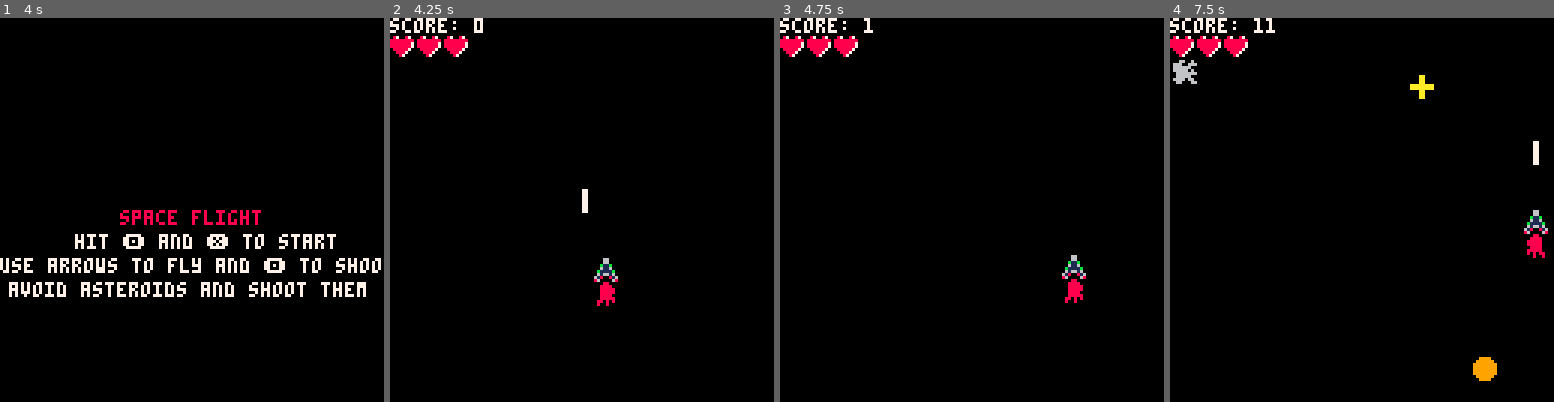
Above: before the commit, frames 1-4 (left to right).
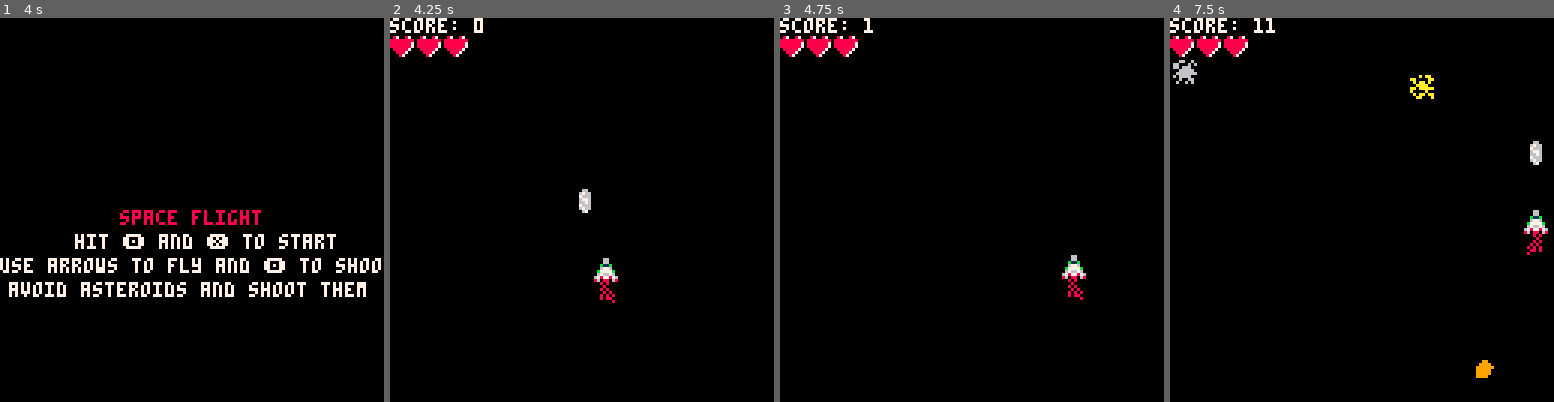
Above: after the commit, the same moments.

Repository: pgulb/space-flight-pico8
Game: PICO-8 cartridge space_flight.p8
Two runs of this game, one before a commit and one after it. Both use one fixed random seed, a clock stepped at 60 frames per second and the inputs below.
Inputs:
- Up to frame 1 (4 s): tap X (X key) at 0.33, 1.07, 1.85, 2.97 s; tap O (Z key) at 0.7, 1.7, 2.1, 2.5, 2.9, 3.3, 3.7 s; hold Right 1.6-2.1 s; hold Up 2.15-2.42 s; hold Right 2.47-3.03 s; hold Left 3.08-3.58 s; hold Down 3.63-3.97 s
- Up to frame 2 (4.25 s): hold Right from 4.02 s (still down); tap X (X key) at 4.08 s; tap O (Z key) at 4.1 s
- Up to frame 3 (4.75 s): tap O (Z key) at 4.5 s; release Right at 4.68 s; hold Up from 4.73 s (still down)
- Up to frame 4 (7.5 s): tap O (Z key) every 0.4 s from 4.9 to 7.3 s; release Up at 5.03 s; hold Left 5.08-5.68 s; tap X (X key) at 5.2, 6.32, 7.43 s; hold Down 5.73-6.03 s; hold Right 6.08-6.58 s; hold Right 6.63-7.13 s; hold Up 7.18-7.45 s

Frame 1 is identical in both runs. In frame 2, 0.3% of the frame differs, in the area x 49-59%, y 44-75%; in frame 3, 0.2%; in frame 4, 0.8%, in the area x 0-98%, y 11-95%.

Commit message:
edit sprites

Diff:
--- a/space_flight.p8
+++ b/space_flight.p8
@@ -1,5 +1,5 @@
 pico-8 cartridge // http://www.pico-8.com
-version 41
+version 42
 __lua__
 
 -- utility functions
@@ -250,7 +250,7 @@
     else
         -- player and flame
         spr(1, player.x, player.y)
-        spr(2, player.x, player.y + 8, 1, 1, player.burner_sprite_flip)
+        spr(2, player.x, player.y + 7, 1, 1, player.burner_sprite_flip)
 
         print("score: " .. score.value)
 
@@ -282,14 +282,14 @@
 -- end of pico-8 functions
 
 __gfx__
-000000000006600000088000000770000110011000999900000cc000000aa000000ee00000660060000000000000000000000000000000000000000000000000
-00000000000660000088880000077000111111100999999000cccc00000aa000000ee00066600666000000000000000000000000000000000000000000000000
-0070070000b11b00088888000007700010111111999999990cccccc0000aa00000eeee0066666600000000000000000000000000000000000000000000000000
-000770000061160008888800000770000111111199999999ccccccccaaaaaaaaeeeeeeee66666060000000000000000000000000000000000000000000000000
-000770000b1111b000888800000770001111111199999999ccccccccaaaaaaaaeeeeeeee06666666000000000000000000000000000000000000000000000000
-0070070006166160088888000007700011111110999999990cccccc0000aa00000eeee0006666600000000000000000000000000000000000000000000000000
-00000000618008160808088000077000101101100999999000cccc00000aa000000ee00066660660000000000000000000000000000000000000000000000000
-000000008600006800080080000770001011011100999900000cc000000aa000000ee00006600066000000000000000000000000000000000000000000000000
+0000000000066000000880000006600000011000000000000000c000000a0aa00000600000660060000000000000000000000000000000000000000000000000
+0000000000066000000808000067660000111100000990000000c000aa0000aa0006600066000606000000000000000000000000000000000000000000000000
+0070070000b11b0000008000007666000111110000999900000cc0000a0aa0a00066660066066600000000000000000000000000000000000000000000000000
+000770000067760000080800006776000111111009999990ccccccc000aaaa006666666000666660000000000000000000000000000000000000000000000000
+000770000b7777b00080800000667600011111100999990000ccccccaa0aaaaa0666666606666666000000000000000000000000000000000000000000000000
+007007000676676008080800007666000011110009999900000ccc00a0000a000066660060666600000000000000000000000000000000000000000000000000
+0000000067877876008808000067660000000000099990000000c0000a0aa0aa0006600000600660000000000000000000000000000000000000000000000000
+0000000086066068080000000006700000000000000000000000c00000aa000a0006000006006060000000000000000000000000000000000000000000000000
 00000000000000000000000000000000000000000000000000000000000000000000000000000000000000000000000000000000000000000000000000000000
 08700870000000000000000000000000000000000000000000000000000000000000000000000000000000000000000000000000000000000000000000000000
 88888888000000000000000000000000000000000000000000000000000000000000000000000000000000000000000000000000000000000000000000000000
